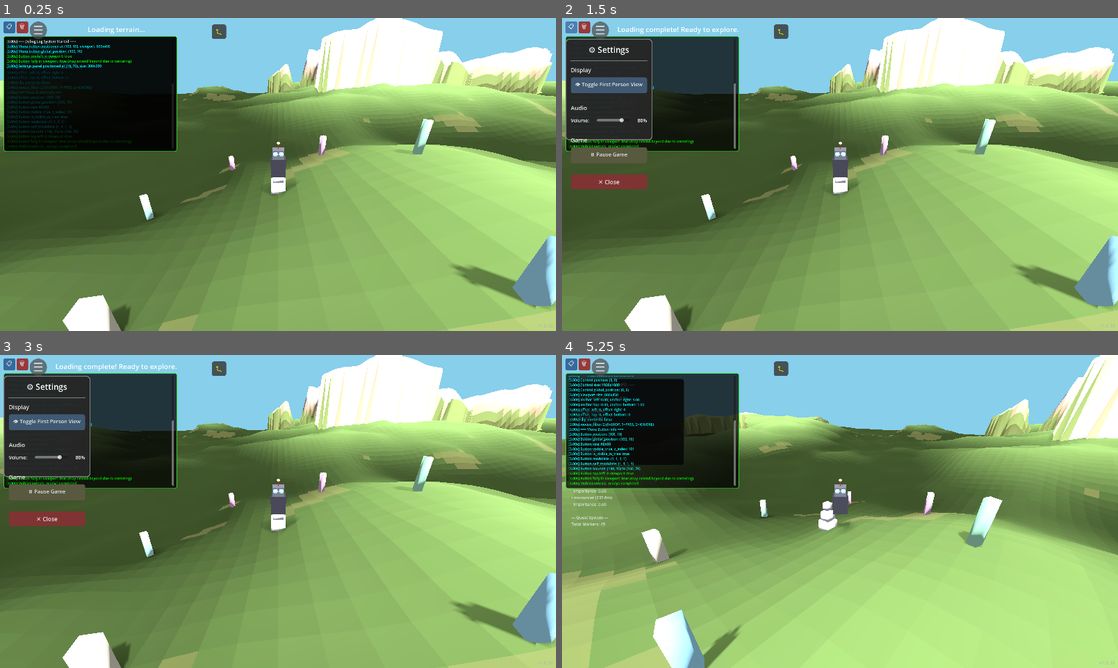
Above: before the commit, frames 1-4 (two rows, left to right).
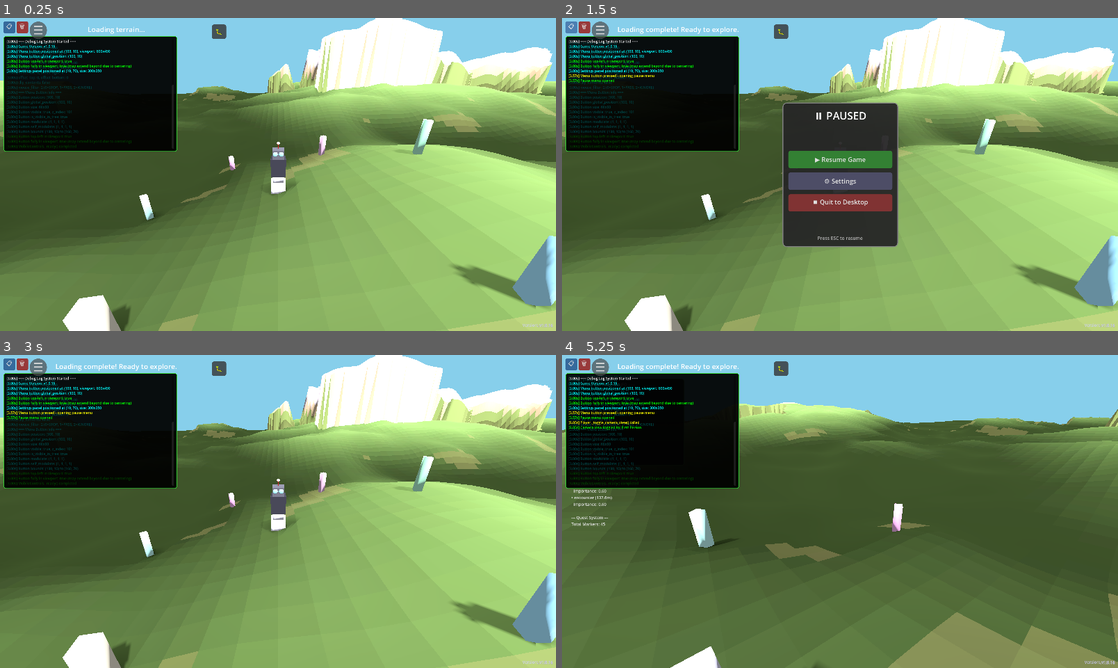
Above: after the commit, the same moments.

Repository: felix-dieterle/YouGame_godot4_public
Game: Godot game, scene res://scenes/main.tscn
Same seed, same stepped clock (60 frames per second), same inputs: the game is played once before the commit and once after it.
Inputs (mouse positions are in pixels of both pictures, inside the frame that each line leads up to):
- Up to frame 1 (0.25 s): no input
- Up to frame 2 (1.5 s): click "☰" at 0.5 s; click (573, 27) at 1.25 s, where only the run before the commit has a clickable "📋"
- Up to frame 3 (3 s): click (22, 364) at 2 s, where only the run before the commit has a clickable "🗑"; click (278, 495) at 2.75 s, where only the run after the commit has a clickable "▶ Resume Game"
- Up to frame 4 (5.25 s): click (606, 420) at 3.5 s, where only the run before the commit has a clickable "👁 Toggle First Person View"; click "🐛" at 4.25 s; tap Enter at 5 s; move the mouse to (962, 495) at 5.02 s; hold Right (ui_right) from 5.03 s (still down); hold V (toggle_camera_view) from 5.03 s (still down); click (962, 495) at 5.17 s

The runs differ from the first frame. In frame 1, 0.6% of the frame differs, in the area x 1-100%, y 8-99%; in frame 2, 19%; in frame 3, 9.8%; in frame 4, 71%, in the area x 0-100%, y 0-100%.

Commit message:
Fix version display, navigation controls, and menu functionality
- Add version display to debug overlay (bottom-right corner, always visible)
- Fix inverted joystick controls by negating Y-axis in both first-person and third-person modes
- Simplify mobile controls menu button to open the working pause menu instead of broken settings panel

Co-authored-by: felix-dieterle <1490062+felix-dieterle@users.noreply.github.com>

Diff:
--- a/scripts/debug_log_overlay.gd
+++ b/scripts/debug_log_overlay.gd
@@ -8,6 +8,7 @@
 var log_label: RichTextLabel
 var toggle_button: Button
 var clear_button: Button
+var version_label: Label
 var is_visible: bool = true  # Start visible to catch early logs
 
 # Configuration
@@ -34,11 +35,16 @@
     # Create log panel
     _create_log_panel()
 
+    # Create version label
+    _create_version_label()
+
     # Update button position when viewport changes
     get_viewport().size_changed.connect(_update_button_positions)
 
     # Add initial log
+    var version = ProjectSettings.get_setting("application/config/version", "unknown")
     add_log("=== Debug Log System Started ===")
+    add_log("Game Version: v" + version, "cyan")
 
 func _create_toggle_button():
     toggle_button = Button.new()
@@ -177,3 +183,25 @@
 func _update_log_display():
     if log_label:
         log_label.text = "\n".join(log_messages)
+
+func _create_version_label():
+    version_label = Label.new()
+    var version = ProjectSettings.get_setting("application/config/version", "unknown")
+    version_label.text = "Version: v" + version
+    version_label.add_theme_font_size_override("font_size", 14)
+    version_label.add_theme_color_override("font_color", Color(0.8, 0.8, 1.0, 0.9))
+    version_label.horizontal_alignment = HORIZONTAL_ALIGNMENT_RIGHT
+    version_label.vertical_alignment = VERTICAL_ALIGNMENT_BOTTOM
+    version_label.z_index = 100
+
+    # Position in bottom-right corner
+    version_label.anchor_left = 1.0
+    version_label.anchor_top = 1.0
+    version_label.anchor_right = 1.0
+    version_label.anchor_bottom = 1.0
+    version_label.offset_left = -150.0
+    version_label.offset_top = -30.0
+    version_label.offset_right = -10.0
+    version_label.offset_bottom = -10.0
+
+    add_child(version_label)
--- a/scripts/mobile_controls.gd
+++ b/scripts/mobile_controls.gd
@@ -377,16 +377,16 @@
     call_deferred("_update_settings_panel_position")
 
 func _on_menu_button_pressed():
-    DebugLogOverlay.add_log("Menu button pressed!", "yellow")
-
-    # Toggle settings panel visibility
-    settings_visible = not settings_visible
-    settings_panel.visible = settings_visible
-
-    DebugLogOverlay.add_log("Settings panel visibility toggled to: %s" % str(settings_visible), "yellow")
-
-    if settings_visible:
-        _update_settings_panel_position()
+    DebugLogOverlay.add_log("Menu button pressed - opening pause menu", "yellow")
+
+    # Instead of showing our own settings panel, open the pause menu
+    # The pause menu has all the functionality working properly
+    var pause_menu = get_tree().get_first_node_in_group("PauseMenu")
+    if pause_menu and pause_menu.has_method("toggle_pause"):
+        pause_menu.toggle_pause()
+        DebugLogOverlay.add_log("Pause menu opened", "green")
+    else:
+        DebugLogOverlay.add_log("Pause menu not found!", "red")
 
 func _on_close_settings_pressed():
     DebugLogOverlay.add_log("Close settings button pressed", "yellow")
--- a/scripts/player.gd
+++ b/scripts/player.gd
@@ -81,21 +81,21 @@
     # Input coordinate system: Y axis points down on screen (standard UI coordinates)
     # - Pushing up on joystick/keyboard gives negative Y
     # - Pushing down gives positive Y
-    # 3D coordinate system: Camera is at positive Z, forward is negative Z
-    # - input_dir.y maps directly to Z axis for proper forward/backward movement
+    # 3D coordinate system: In this game, forward movement is in +Z direction
+    # - We negate input_dir.y to map "up" input to forward (+Z) movement
     # In first-person mode, direction is relative to player's facing direction
     # In third-person mode, direction is world-relative (original behavior)
     var direction = Vector3.ZERO
     if input_dir.length() > 0.01:
         if is_first_person:
             # First-person: Transform input by player's rotation
-            # input_dir.x → X axis (right), input_dir.y → Z axis (forward/back)
-            var input_3d = Vector3(input_dir.x, 0, input_dir.y).normalized()
+            # input_dir.x → X axis (right), -input_dir.y → Z axis (forward/back, negated for correct direction)
+            var input_3d = Vector3(input_dir.x, 0, -input_dir.y).normalized()
             direction = input_3d.rotated(Vector3.UP, rotation.y)
         else:
             # Third-person: World-relative movement
-            # input_dir.x → X axis (east/west), input_dir.y → Z axis (north/south)
-            direction = Vector3(input_dir.x, 0, input_dir.y).normalized()
+            # input_dir.x → X axis (east/west), -input_dir.y → Z axis (north/south, negated for correct direction)
+            direction = Vector3(input_dir.x, 0, -input_dir.y).normalized()
 
     if direction:
         # Check slope along intended movement path
